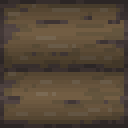
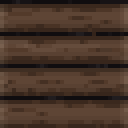
Before/after of a (128, 128) layered artwork. What changed in the layer stack:
renamed "Layer 1 copy" to "Layer 1", opacity 42% → 100%, painted on it over [0, 0, 128, 128]
renamed "Layer 1" to "Layer 0", opacity 42% → 100%, blend overlay → normal, painted on it over [0, 0, 128, 128]
removed layer "Background" over [0, 0, 128, 128]
